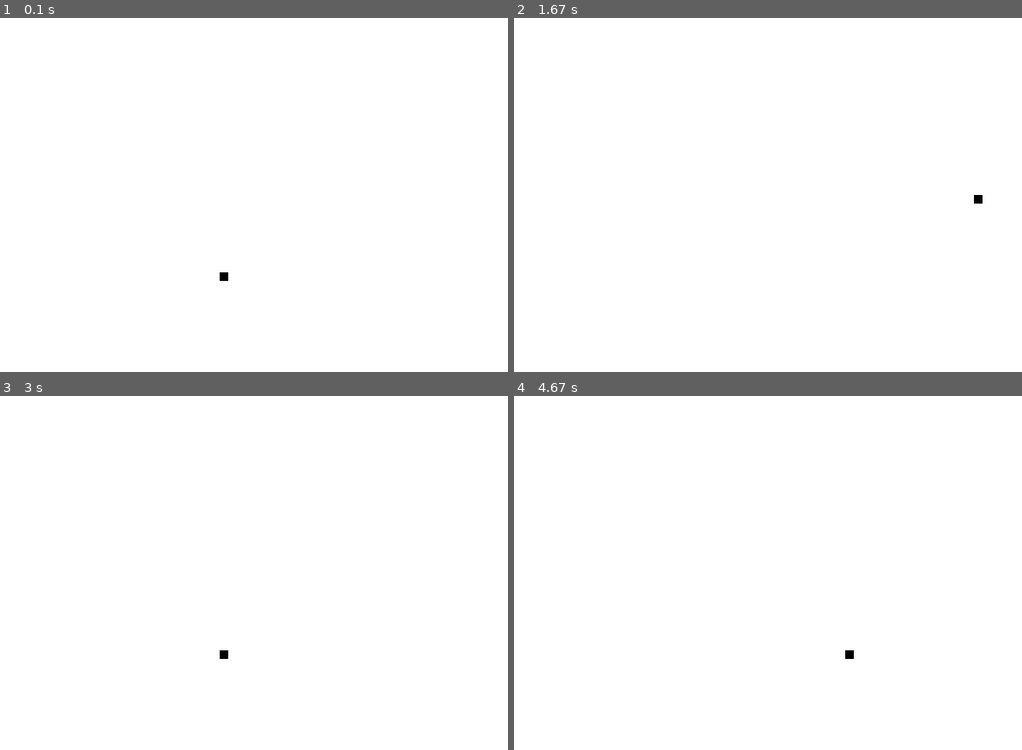
Above: before the commit, frames 1-4 (two rows, left to right).
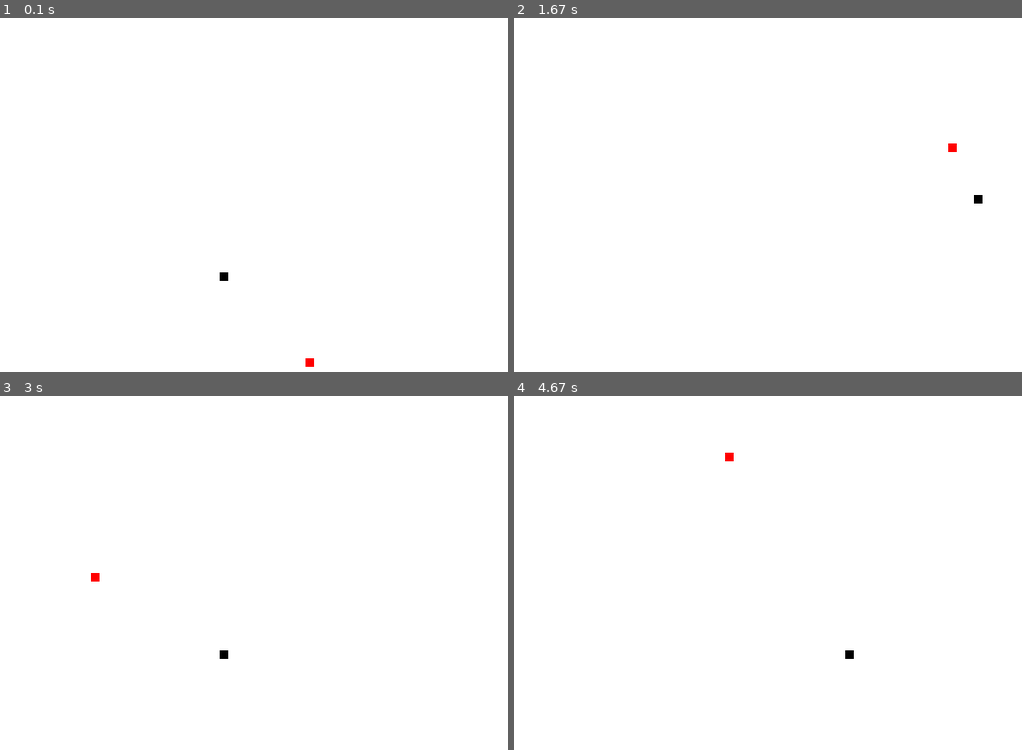
Above: after the commit, the same moments.

Repository: Poseidonst/Pygame
Game: pygame game, started from SimpleMovement.py
The game is run twice, just before and just after one commit, with the same random seed, the same clock (stepped at 60 frames per second) and the same inputs.
Inputs:
- Up to frame 1 (0.1 s): no input
- Up to frame 2 (1.67 s): hold Right 0.33-0.8 s; hold Up 0.83-1.13 s; hold W 0.83-1.13 s; hold Right 1.17-1.63 s; hold D 1.17-1.63 s
- Up to frame 3 (3 s): hold Left 1.67-2.2 s; hold A 1.67-2.2 s; hold Down 2.23-2.53 s; hold S 2.23-2.53 s; hold Left 2.57-2.97 s; hold A 2.57-2.97 s
- Up to frame 4 (4.67 s): hold Up 3-3.37 s; hold W 3-3.37 s; hold Right 3.4-4.03 s; hold D 3.4-4.03 s; hold Down 4.07-4.43 s; hold S 4.07-4.43 s; hold Left from 4.47 s (still down); hold A from 4.47 s (still down)

The runs differ from the first frame. In frame 1, less than 0.1% of the frame differs, in the area x 60-62%, y 96-99%; in frame 2, less than 0.1%; in frame 3, less than 0.1%; in frame 4, less than 0.1%.

Commit message:
jlkasdjfklajsldkfjlakdsf

Diff:
--- a/SimpleMovement.py
+++ b/SimpleMovement.py
@@ -16,6 +16,11 @@
 lead_x_change = 0
 lead_y_change = 0
 
+lead2_x = 400
+lead2_y = 400
+lead2_x_change = 0
+lead2_y_change = 0
+
 clock = pygame.time.Clock()
 
 while not gameExit:
@@ -32,14 +37,24 @@
                 lead_y_change = -5
             if event.key == pygame.K_DOWN:
                 lead_y_change = 5
+            if event.key == pygame.K_a:
+                lead2_x_change = -5
+            if event.key == pygame.K_d:
+                lead2_x_change = 5
+            if event.key == pygame.K_w:
+                lead2_y_change = -5
+            if event.key == pygame.K_s:
+                lead2_y_change = 5
         if event.type == pygame.KEYUP:
-            if event.key == pygame.K_LEFT or event.key == pygame.K_RIGHT :
+            if event.key == pygame.K_LEFT or event.key == pygame.K_RIGHT or event.key == pygame.K_a or event.key == pygame.K_d :
                 lead_x_change = 0
-            if event.key == pygame.K_UP or event.key == pygame.K_DOWN:
+            if event.key == pygame.K_UP or event.key == pygame.K_DOWN or event.key == pygame.K_s or event.key == pygame.K_w:
                 lead_y_change = 0
 
     lead_x += lead_x_change
     lead_y += lead_y_change
+    lead2_x += lead2_x_change
+    lead2_y += lead2_y_change
 
     if lead_x > 800:
         lead_x = 0
@@ -53,6 +68,7 @@
 
     gameDisplay.fill(white)
     pygame.draw.rect(gameDisplay, black, [lead_x, lead_y, 10, 10])
+    pygame.draw.rect(gameDisplay, red, [lead2_x, lead2_y, 10, 10])
     pygame.display.update()
 
     clock.tick(60)
--- a/SlitherPractice.py
+++ b/SlitherPractice.py
@@ -96,7 +96,7 @@
 
         gameDisplay.fill(white)
 
-        AppleThickness = 30
+        AppleThickness = 200
         pygame.draw.rect(gameDisplay, red, [randAppleX, randAppleY, AppleThickness, AppleThickness])
 
         snakeHead = []
